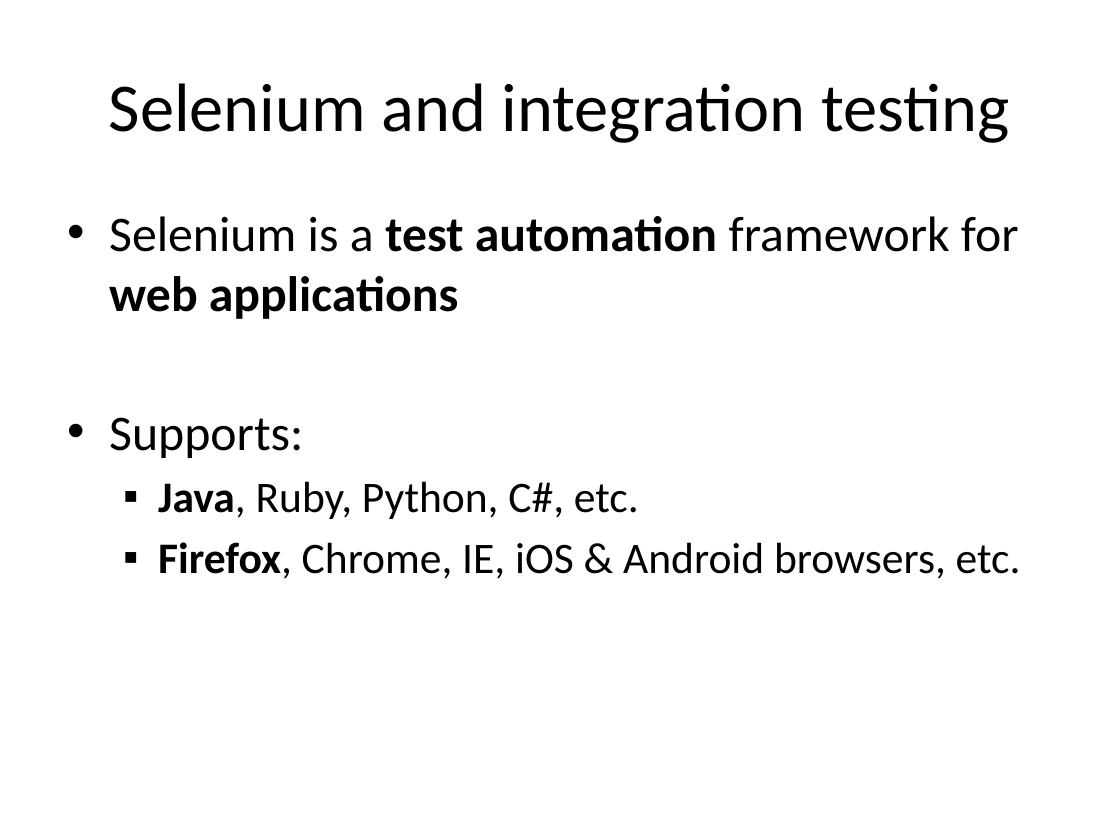
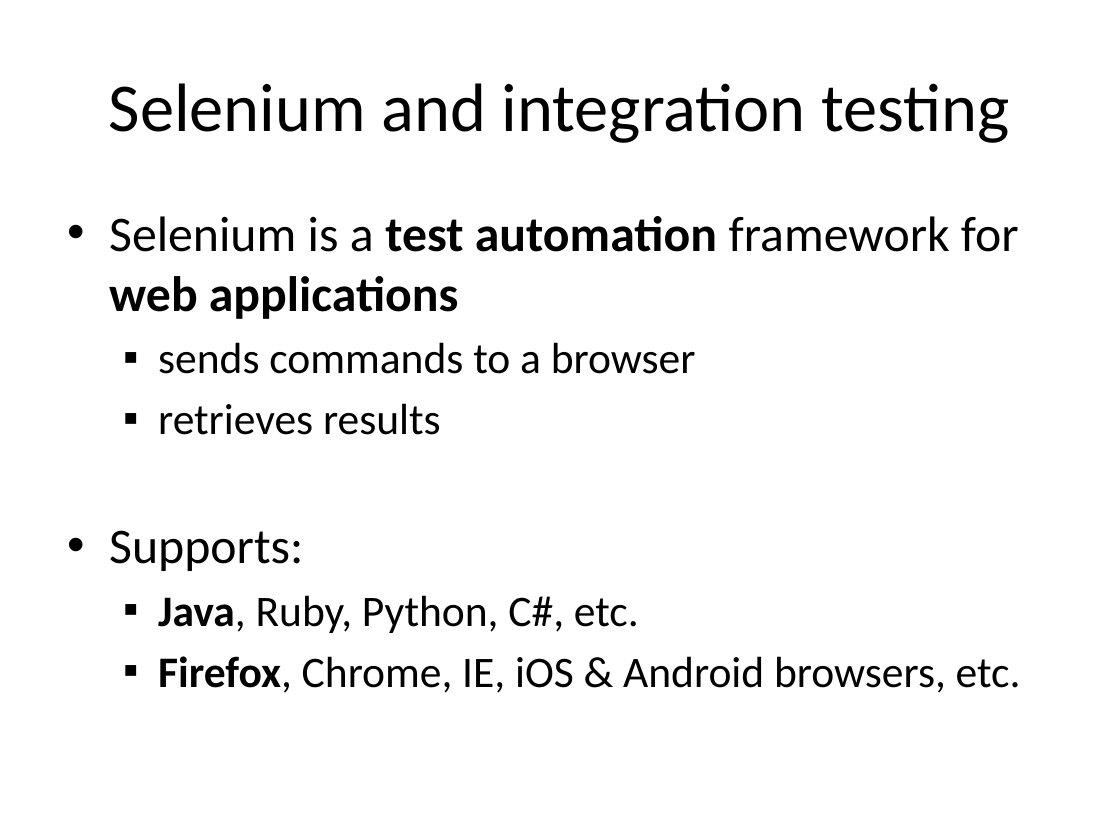
Before and after one commit to lesfurets/mdl4ui, a slide deck: slide 46 of mdl4ui-docs/mdl4ui_cg2013.pptx. Drawn at 1120x840 pixels with LibreOffice and Linux fonts; fonts in the diff are those of the drawing. Boxes give left, top, right and bottom in pixels: in the first picture for what was removed or moved away, otherwise in the second. Text is boxed around its words. In the diff, an @@ line names an element or a change of style, - is before the commit and + after.

```diff
--- a/mdl4ui-docs/mdl4ui_cg2013.pptx
+++ b/mdl4ui-docs/mdl4ui_cg2013.pptx
@@ text at bbox=[158, 342, 696, 435]: paragraphs added @@
+  ▪ sends commands to a browser
+  ▪ retrieves results
```
Also in this commit, not shown: 3 other slides changed, 1 slide added, 1 slide removed, 1 other file.
